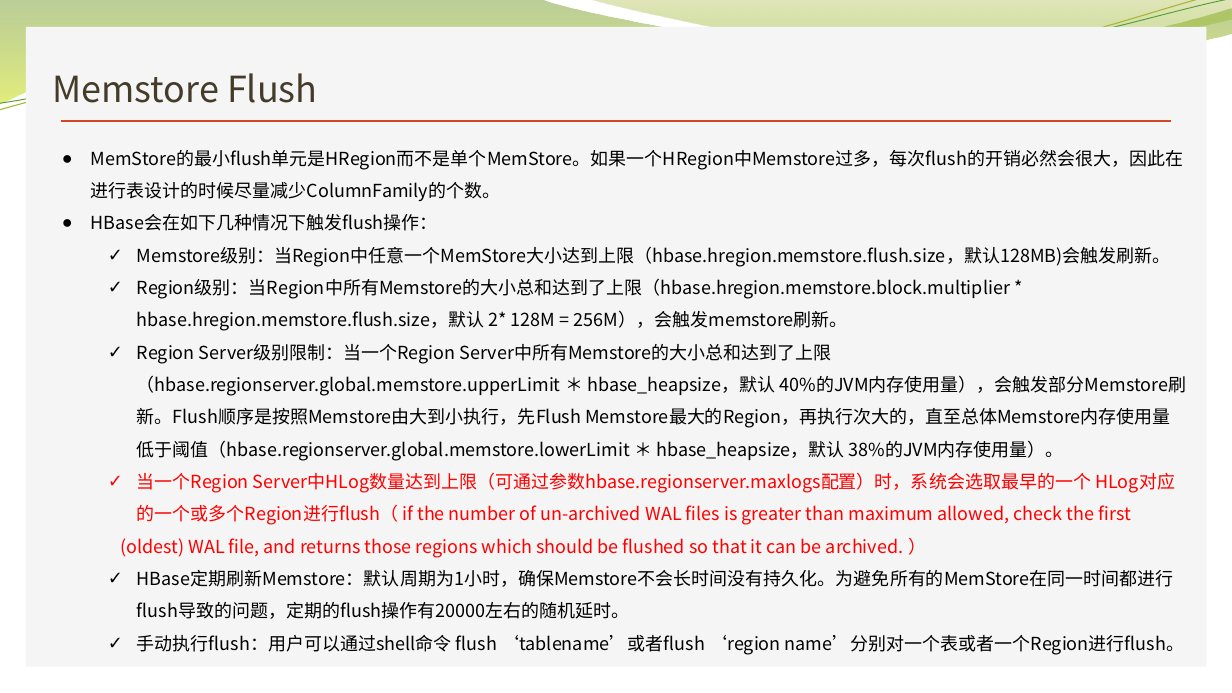
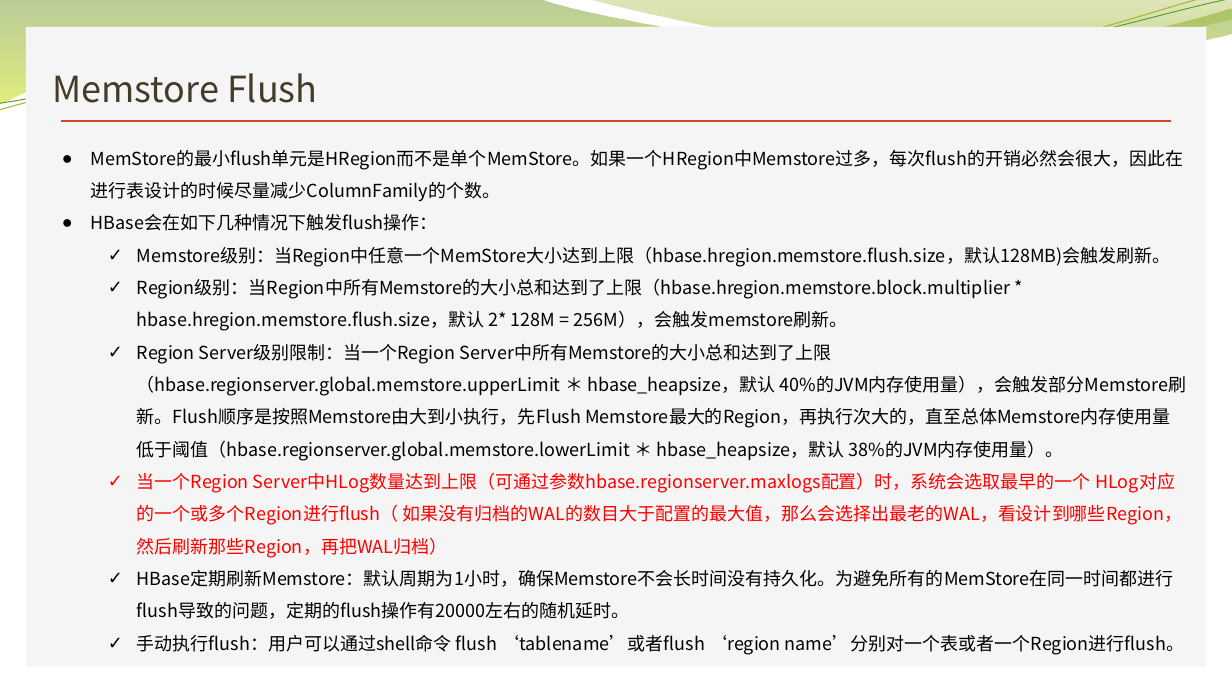
Before and after one commit to Zhangwusheng/Zhangwusheng.github.io, a slide deck: slide 16 of _posts/HBASE基本原理介绍副本2.pptx. Drawn at 1232x693 pixels with LibreOffice and Linux fonts; fonts in the diff are those of the drawing; background and template pictures are left out. Boxes give left, top, right and bottom in pixels: in the first picture for what was removed or moved away, otherwise in the second. Text is boxed around its words. In the diff, an @@ line names an element or a change of style, - is before the commit and + after.

```diff
--- a/_posts/HBASE基本原理介绍副本2.pptx
+++ b/_posts/HBASE基本原理介绍副本2.pptx
@@ text at [137,472,1182,558]: text changed @@
-  ✓ 当一个Region Server中HLog数量达到上限（可通过参数hbase.regionserver.maxlogs配置）时，系统会选取最早的一个 HLog对应的一个或多个Region进行flush（ if the number of un-archived WAL files is greater than maximum allowed, check the first
-  (oldest) WAL file, and returns those regions which should be flushed so that it can be archived. ）
+  ✓ 当一个Region Server中HLog数量达到上限（可通过参数hbase.regionserver.maxlogs配置）时，系统会选取最早的一个 HLog对应的一个或多个Region进行flush（ 如果没有归档的WAL的数目大于配置的最大值，那么会选择出最老的WAL，看设计到哪些Region，然后刷新那些Region，再把WAL归档）
```
Also in this commit, not shown: 5 other slides changed, 6 slides added, 2 slides removed, 1 other file.
